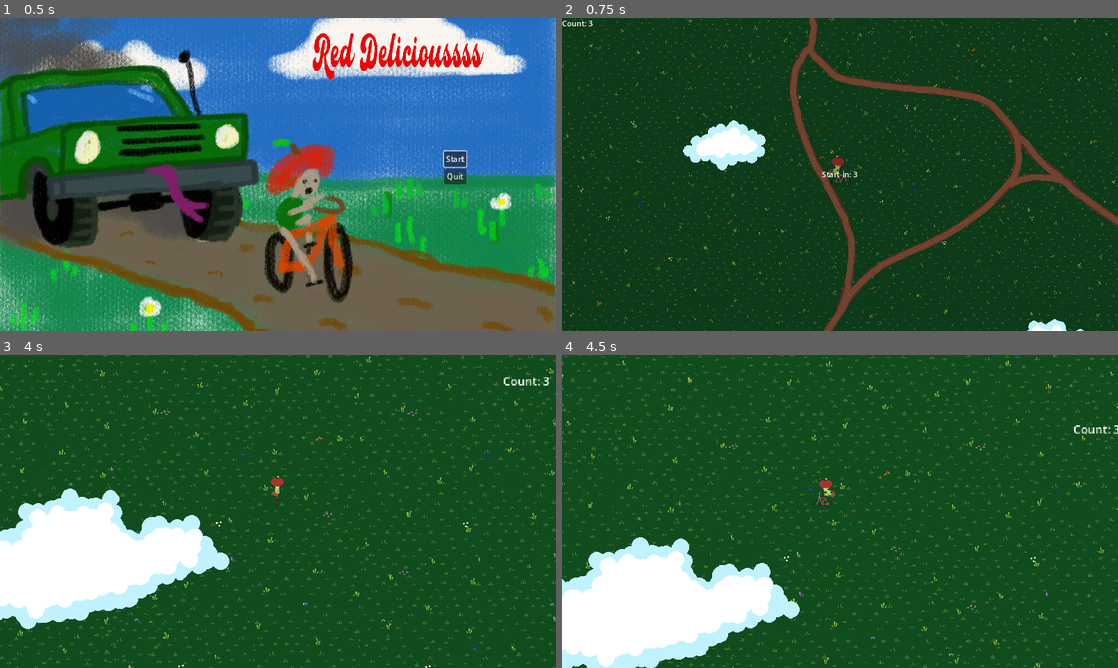
Above: before the commit, frames 1-4 (two rows, left to right).
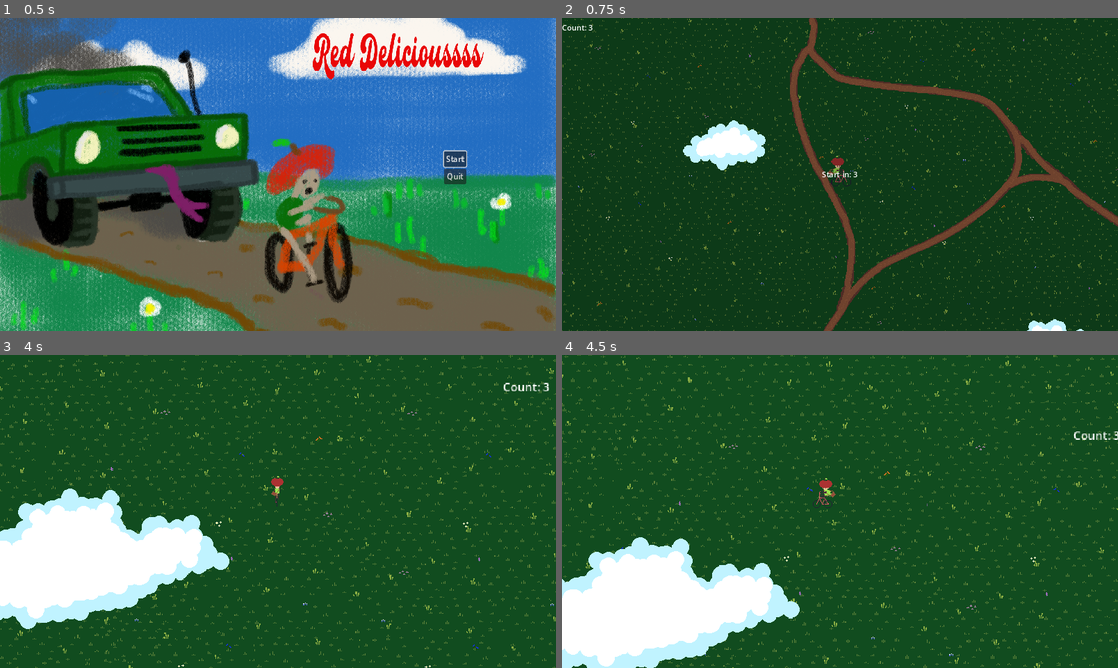
Above: after the commit, the same moments.

Repository: ScottArtCarlson/projectEkans
Game: Godot game, scene res://Scenes/start_menu.tscn
Two runs of this game, one before a commit and one after it. Both use one fixed random seed, a clock stepped at 60 frames per second and the inputs below.
Inputs:
- Up to frame 1 (0.5 s): no input
- Up to frame 2 (0.75 s): click "Start" at 0.5 s
- Up to frame 3 (4 s): tap Enter at 1.25, 2.75 s; hold D (right) 1.28-2.03 s; tap Space (action) at 1.35, 2, 2.1, 2.85, 3.5, 3.6 s; hold S (down) 2.03-2.78 s; hold D (right) 2.78-3.53 s; hold W (up) from 3.53 s (still down)
- Up to frame 4 (4.5 s): release W (up) at 4.28 s; hold A (left) from 4.28 s (still down); tap Space (action) at 4.35 s

Frame 1 is identical in both runs. In frame 2, less than 0.1% of the frame differs, in the area x 0-6%, y 0-4%; in frame 3, 0.2%; in frame 4, 0.2%, in the area x 92-100%, y 22-28%.

Commit message:
added music

Diff:
--- a/Scenes/snake.tscn
+++ b/Scenes/snake.tscn
@@ -1,9 +1,10 @@
-[gd_scene load_steps=22 format=3 uid="uid://cexq5kww3hohm"]
+[gd_scene load_steps=23 format=3 uid="uid://cexq5kww3hohm"]
 
 [ext_resource type="Texture2D" uid="uid://dal864p3w0f2q" path="res://Assets/CarFourDirections.png" id="1_30yba"]
 [ext_resource type="Script" path="res://Scenes/snake.gd" id="1_dk2jw"]
 [ext_resource type="PackedScene" uid="uid://drx3ex4we5lir" path="res://Scenes/hit_box.tscn" id="3_vqelw"]
 [ext_resource type="PackedScene" uid="uid://bl2xp4w24uowp" path="res://Scenes/snake_hurt_box.tscn" id="4_rl6nr"]
+[ext_resource type="AudioStream" uid="uid://et1k228t8hlf" path="res://Assets/Parasite (looped).ogg" id="5_pd6bg"]
 
 [sub_resource type="CapsuleShape2D" id="CapsuleShape2D_h2nt7"]
 radius = 24.0
@@ -220,4 +221,9 @@
 collision_layer = 8
 collision_mask = 8
 
+[node name="AudioStreamPlayer2D" type="AudioStreamPlayer2D" parent="."]
+stream = ExtResource("5_pd6bg")
+autoplay = true
+max_distance = 500.0
+
 [connection signal="area_entered" from="Snake_Hurt_Box" to="." method="_on_snake_hurt_box_area_entered"]
--- a/Scenes/start_menu.tscn
+++ b/Scenes/start_menu.tscn
@@ -1,8 +1,9 @@
-[gd_scene load_steps=4 format=3 uid="uid://b8rhgbmuvolfy"]
+[gd_scene load_steps=5 format=3 uid="uid://b8rhgbmuvolfy"]
 
 [ext_resource type="Script" path="res://Node.gd" id="1_ctoyk"]
 [ext_resource type="Texture2D" uid="uid://b7xd80acg5qha" path="res://Assets/MainMenuArt.png" id="2_simkr"]
 [ext_resource type="Texture2D" uid="uid://bieadqyapptln" path="res://Assets/text-1688871891179.png" id="3_vvkh4"]
+[ext_resource type="AudioStream" uid="uid://cby7fah3tq2ws" path="res://Assets/Waiting II.ogg" id="4_rs0wm"]
 
 [node name="StartMenu" type="Node"]
 script = ExtResource("1_ctoyk")
@@ -56,5 +57,10 @@
 texture = ExtResource("3_vvkh4")
 expand_mode = 1
 
+[node name="AudioStreamPlayer" type="AudioStreamPlayer" parent="."]
+stream = ExtResource("4_rs0wm")
+volume_db = -20.0
+autoplay = true
+
 [connection signal="pressed" from="HBoxContainer/VBoxContainer/StartButton" to="." method="_on_start_button_pressed"]
 [connection signal="pressed" from="HBoxContainer/VBoxContainer/QuitButton" to="." method="_on_quit_button_pressed"]
--- a/Scenes/world.tscn
+++ b/Scenes/world.tscn
@@ -7,6 +7,7 @@
 [ext_resource type="PackedScene" uid="uid://cy2eyhxfkjif7" path="res://Scenes/level_completed.tscn" id="5_qe0tg"]
 [ext_resource type="Texture2D" uid="uid://bbdojwwhcwb1t" path="res://Assets/LargeBackground-Grass.png" id="6_6aap7"]
 [ext_resource type="Texture2D" uid="uid://dngtxx6scqt58" path="res://Assets/LargeBackground-Clouds.png" id="7_g61yn"]
+[ext_resource type="AudioStream" uid="uid://bu5dsl0ju3i0p" path="res://Assets/Etirwer (Looped).mp3" id="8_kovc6"]
 
 [sub_resource type="Animation" id="Animation_yj4fx"]
 resource_name = "Count Down"
@@ -141,8 +142,9 @@
 
 [node name="ScoreLabel" type="Label" parent="CanvasLayer/ParallaxForeground/ParallaxLayerClouds"]
 unique_name_in_owner = true
-offset_right = 40.0
-offset_bottom = 23.0
+offset_top = 8.0
+offset_right = 65.0
+offset_bottom = 34.0
 text = "Count: 3"
 
 [node name="AnimationPlayer" type="AnimationPlayer" parent="."]
@@ -152,4 +154,9 @@
 "": SubResource("AnimationLibrary_xkeoe")
 }
 
+[node name="MusicStream" type="AudioStreamPlayer" parent="."]
+stream = ExtResource("8_kovc6")
+volume_db = -20.0
+autoplay = true
+
 [connection signal="player_killed" from="Player" to="." method="_on_player_player_killed"]
Not shown, added: Assets/Etirwer (Looped).mp3.import
Not shown, added: Assets/Parasite (looped).ogg.import
Not shown, added: Assets/Waiting II.ogg.import
Not shown: 1 places in Scenes/world.tscn that only renumber resources
Not shown, added: Assets/Etirwer (Looped).mp3
Not shown, added: Assets/Parasite (looped).ogg
Not shown, added: Assets/Waiting II.ogg
